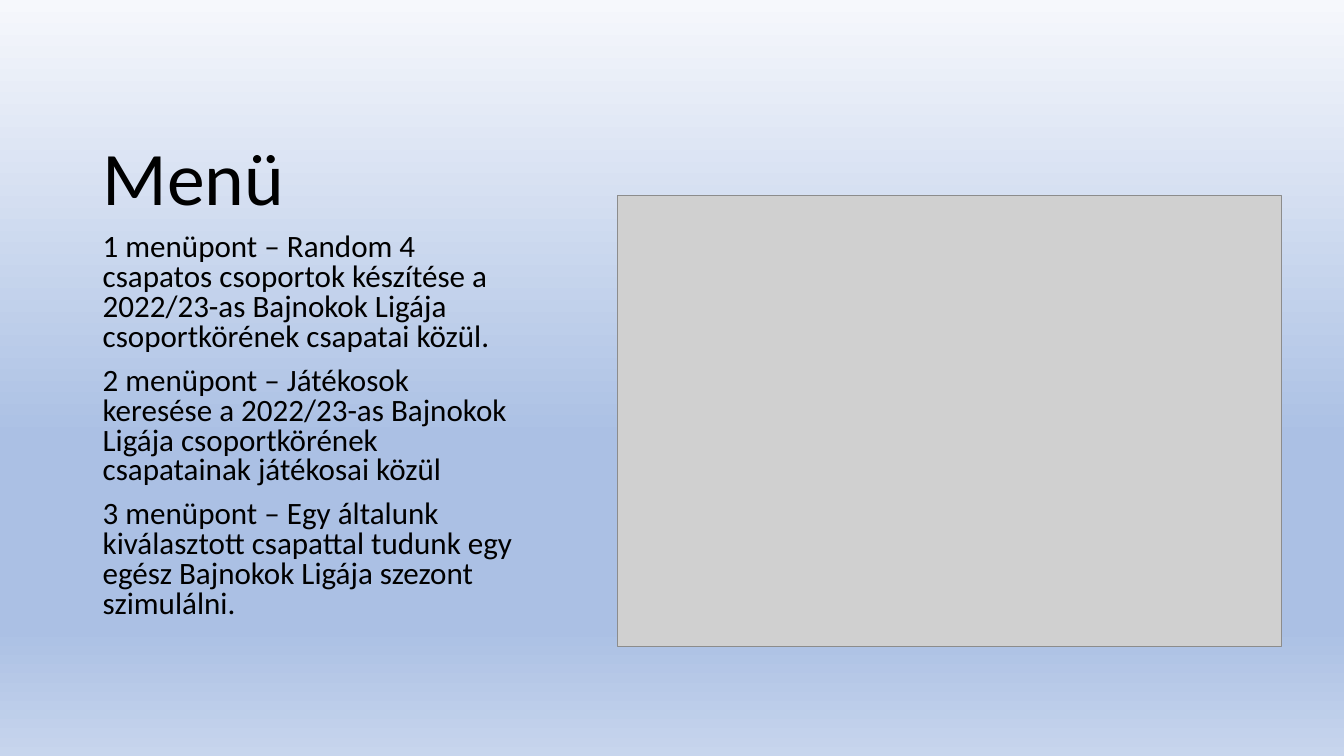
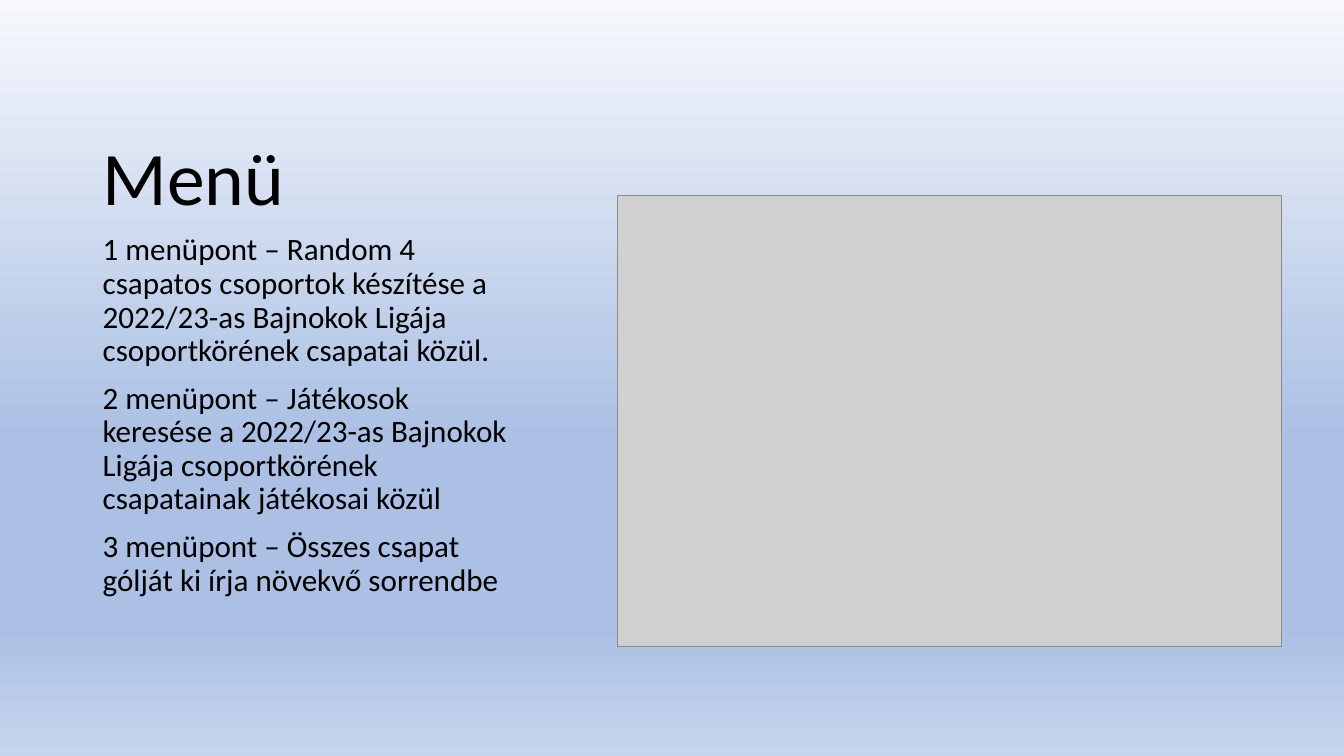
Before and after one commit to Zeteny06/Pythonprojectmunka, a slide deck: slide 3 of Prezentáció.pptx. Drawn at 1344x756 pixels with LibreOffice and Linux fonts; fonts in the diff are those of the drawing; grey boxes stand for pictures; background and template pictures are left out. Boxes give left, top, right and bottom in pixels: in the first picture for what was removed or moved away, otherwise in the second. Text is boxed around its words. In the diff, an @@ line names an element or a change of style, - is before the commit and + after.

Commit message:
ppt javitas

```diff
--- a/Prezentáció.pptx
+++ b/Prezentáció.pptx
@@ text at box(103, 238, 506, 515): line spacing 0.8 to 0.9 @@
@@ text at box(103, 532, 498, 597): text changed @@
-3 menüpont – Egy általunk kiválasztott csapattal tudunk egy egész Bajnokok Ligája szezont szimulálni.
+3 menüpont – Összes csapat gólját ki írja növekvő sorrendbe
```
